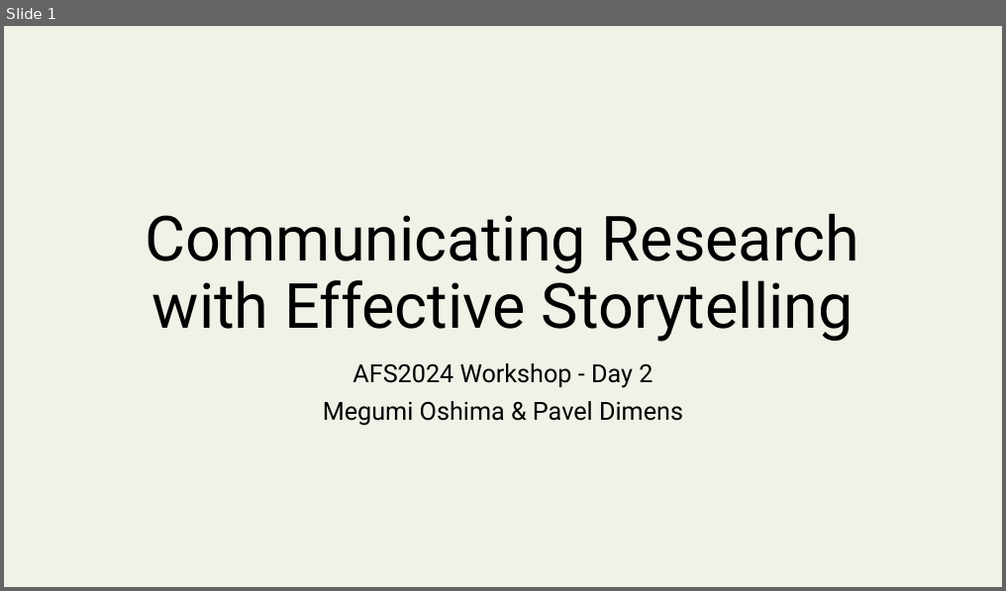
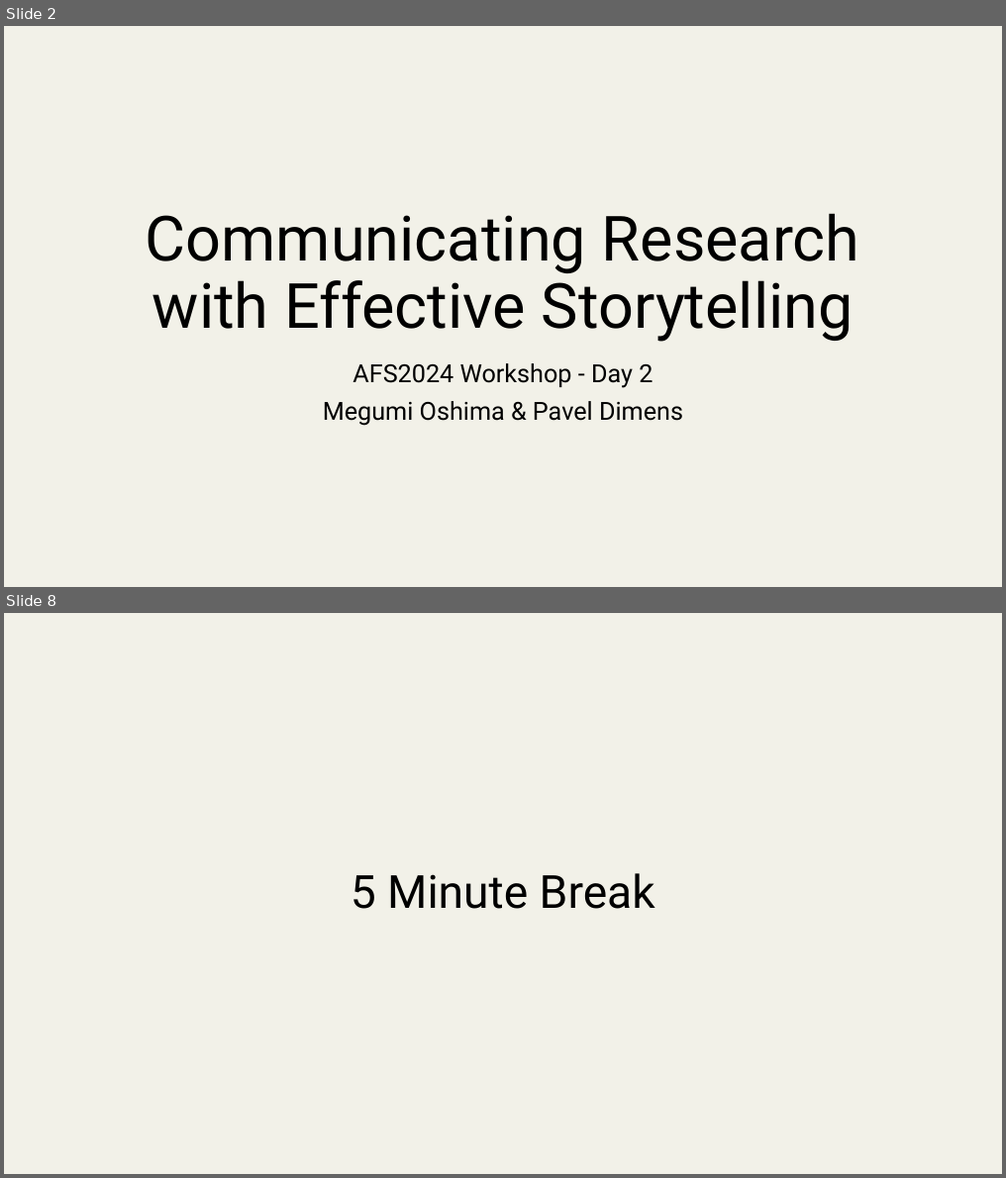
Before and after one commit to pdimens/AFSworkshop2024, a slide deck: Day2/Day2_Communication.pptx. Shown one above the other, each under a label of ours: slide 1 before the commit, slides 2 and 8 after it; the slides between them are not shown. The pictures are 1006x591 and 1006x1178 pixels, drawn with LibreOffice and Linux fonts; fonts in the diff are those of the drawing; background and template pictures are left out. Boxes give left, top, right and bottom in pixels: in the first picture for what was removed or moved away, otherwise in the second. Text is boxed around its words. In the diff, an @@ line names an element or a change of style, - is before the commit and + after.

```diff
--- a/Day2/Day2_Communication.pptx
+++ b/Day2/Day2_Communication.pptx
@@ slide 8 added at (4,613,1002,1174), background #F2F1E8 @@
@@ title added at (350,873,655,909), 44 pt, text #000000 @@
+5 Minute Break
@@ what was slide 1 is now slide 2 @@
```
Also in this commit, not shown: 9 other slides added.
